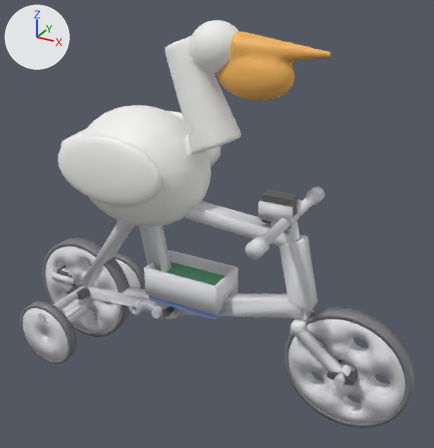
One commit to the glTF model cad/out/total_assembly.glb: the scene before it, then after it.
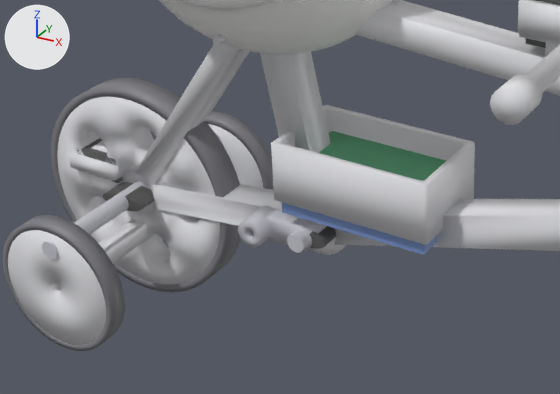
There are two pictures of each version: one whole from a camera (50 mm lens) standing at (0.357, -0.386, 0.341) and looking at (0.143, 0.004, 0.146), one close up on the part from 4% to 64% of the width and 45% to 86% of the height. The lights are fixed; the arrows at upper left show +X, +Y and +Z. The last two pictures show the newer version. Where no turn or scale is listed for an object, it has been applied to the vertices. Vertices at exactly the same position are counted once.

The first close-up shows 'battery_2S', 'crank_peba', 'electronics_tray_petg', 'frame_petg', 'handlebar_petg', 'pcb_carrier', 'pelican_body_tpu', 'servo_bracket_petg', 'train_rim_petg.001', 'train_tire_tpu.001', 'wheel_rim_petg', 'wheel_tire_tpu' and 12 more.
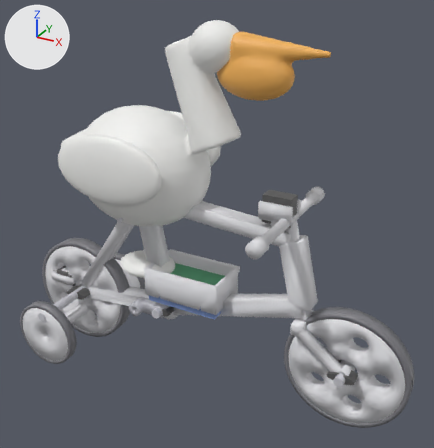
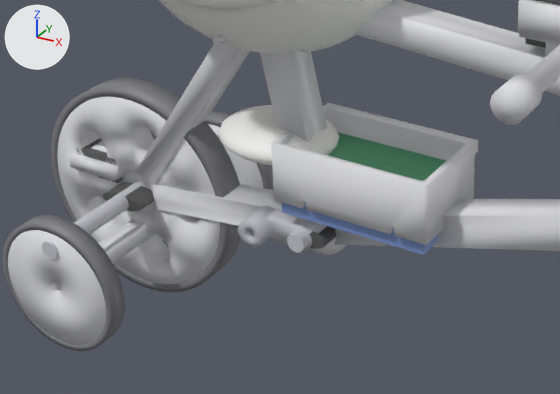
Pixel boxes [x1, y1, x2, y2] of what changed, in the close-ups (560 x 394 px; the box of a moved part takes in the faces that stretch with it):
'electronics_tray_petg', reshaped: before [271, 105, 475, 245]; after [271, 103, 478, 245]
'pelican_belly_plug_tpu', added: after [219, 105, 339, 165]
part 1 of me_electronics_tray_petg, moved or reshaped: before [271, 105, 475, 178]; after [271, 103, 478, 238]
'train_tire_tpu', unchanged, covered by the edit: [206, 111, 274, 190] in both

What the commit changed:
me_electronics_tray_petg is used by ob_electronics_tray_petg; location (0.0, 0.0, 0.0).
me_electronics_tray_petg had 1104 vertices, 2220 faces and spanned x 0.085..0.155, y -0.02..0.02, z 0.076..0.1025.
me_electronics_tray_petg now has 1140 vertices, 2300 faces and spans x 0.085..0.155, y -0.02..0.022, z 0.076..0.1025.
me_electronics_tray_petg part 1: 32 vertices moved within x 0.0938..0.145, y -0.0104..0.014, z 0.076..0.084; 4 vertices removed from x 0.085..0.155, y 0.019..0.02, z 0.1025; 40 vertices added at x 0.085..0.155, y -0.02..0.022, z 0.0775..0.1025.
Mesh me_pelican_belly_plug_tpu is new.
It is a UV sphere (24 segments, 12 rings, poles along z) spanning x -0.026..0.026, y -0.021..0.021, z -0.053..-0.037.
It uses material mat_white (white #f3f3f1).
Object 'pelican_belly_plug_tpu' (ob_pelican_belly_plug_tpu) is new; it shows me_pelican_belly_plug_tpu.
Its location is (0.075, 0.0, 0.14).
